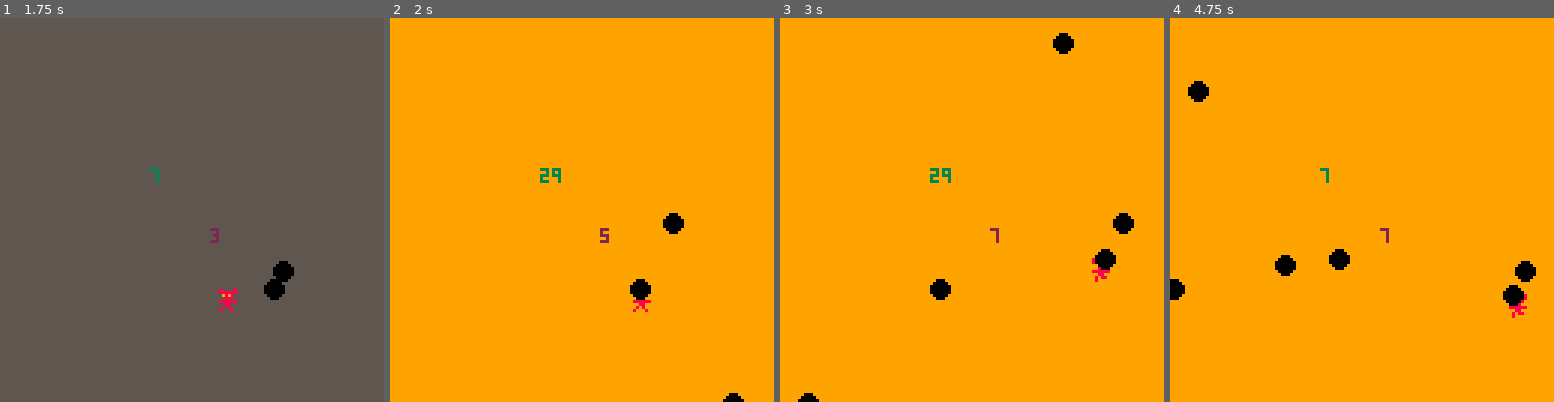
Above: before the commit, frames 1-4 (left to right).
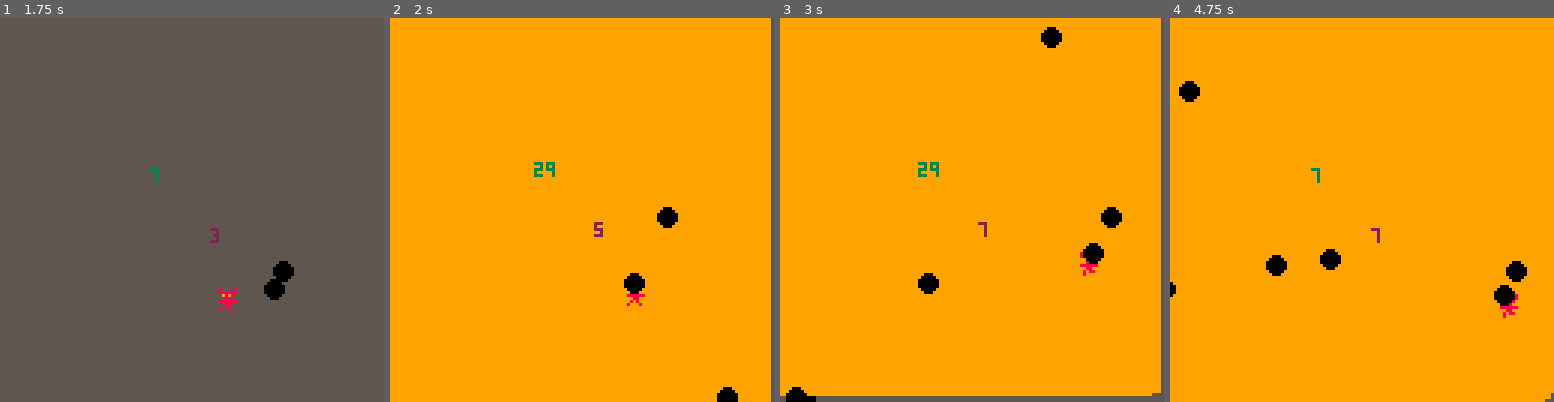
Above: after the commit, the same moments.

Repository: MCSDWVL/picopcp
Game: PICO-8 cartridge helloworld.p8
Same seed, same stepped clock (60 frames per second), same inputs: the game is played once before the commit and once after it.
Inputs:
- Up to frame 1 (1.75 s): hold Right from 1.6 s (still down)
- Up to frame 2 (2 s): keep holding Right
- Up to frame 3 (3 s): release Right at 2.1 s; hold Up 2.15-2.42 s; hold Right from 2.47 s (still down)
- Up to frame 4 (4.75 s): release Right at 3.03 s; hold Left 3.08-3.58 s; hold Down 3.63-3.97 s; hold Right 4.02-4.68 s; hold Up from 4.73 s (still down)

Frame 1 is identical in both runs. In frame 2, 1.7% of the frame differs, in the area x 37-100%, y 0-100%; in frame 3, 4.2%, in the area x 0-100%, y 0-100%; in frame 4, 1.7%.

Commit message:
camera shake

Diff:
--- a/helloworld.p8
+++ b/helloworld.p8
@@ -11,9 +11,10 @@
 -- other tuning parameters... these might need to split to be per level?
 frames_til_next_enemy = 30
 
+
 -- table with settings for a given actor
 actor_prefabs = {
-  player = {spr=0,frame=0,frames=2,damping=.75,dx=0,dy=0,frametime=5,w=5,h=5},
+  player = {spr=0,frame=0,frames=2,damping=.75,dx=0,dy=0,frametime=5,w=5,h=5,health=5},
 
   -- enemies - heaven
   cherub = {
@@ -33,18 +34,7 @@
   },
 
   -- enemies - sky
-  bird = {
-   spr=7,
-   frame=0,
-   frames=2,
-   damping=1,
-   dx=0,
-   dy=-2,
-   frametime=1,
-   w=5,
-   h=5,
-   is_innocent=true
- },
+  bird = {spr=7,frame=0,frames=2,damping=1,dx=0,dy=-2,frametime=1,w=5,h=5},
   -- enemies - ocean
 
   -- special actors
@@ -151,7 +141,11 @@
   end
 
   -- check for collision with obstacles/powerups?
+  local wascolliding = colliding
   colliding = collide()
+  if (colliding and (not wascolliding)) then
+    take_damage()
+  end
 end
 
 -- update the position of an actor based on their dx/dy
@@ -213,6 +207,26 @@
 
   -- check for adding enemies
   update_frames_til_next_enemy()
+
+  -- camera shake
+  camera_shake_update()
+end
+
+
+function take_damage()
+  camera_shake_remaining_frames = 10
+end
+
+camera_shake_violence = 5
+camera_shake_remaining_frames = 0
+function camera_shake_update()
+  if (camera_shake_remaining_frames > 0) then
+    camera_shake_remaining_frames -= 1
+    camera(rnd(camera_shake_violence), rnd(camera_shake_violence))
+    if (camera_shake_remaining_frames == 0) then
+      camera()
+    end
+  end
 end
 
 -- called approximately once per frame.
Not shown, changed: 120 lines of the sprite sheet (__gfx__) section of helloworld.p8
